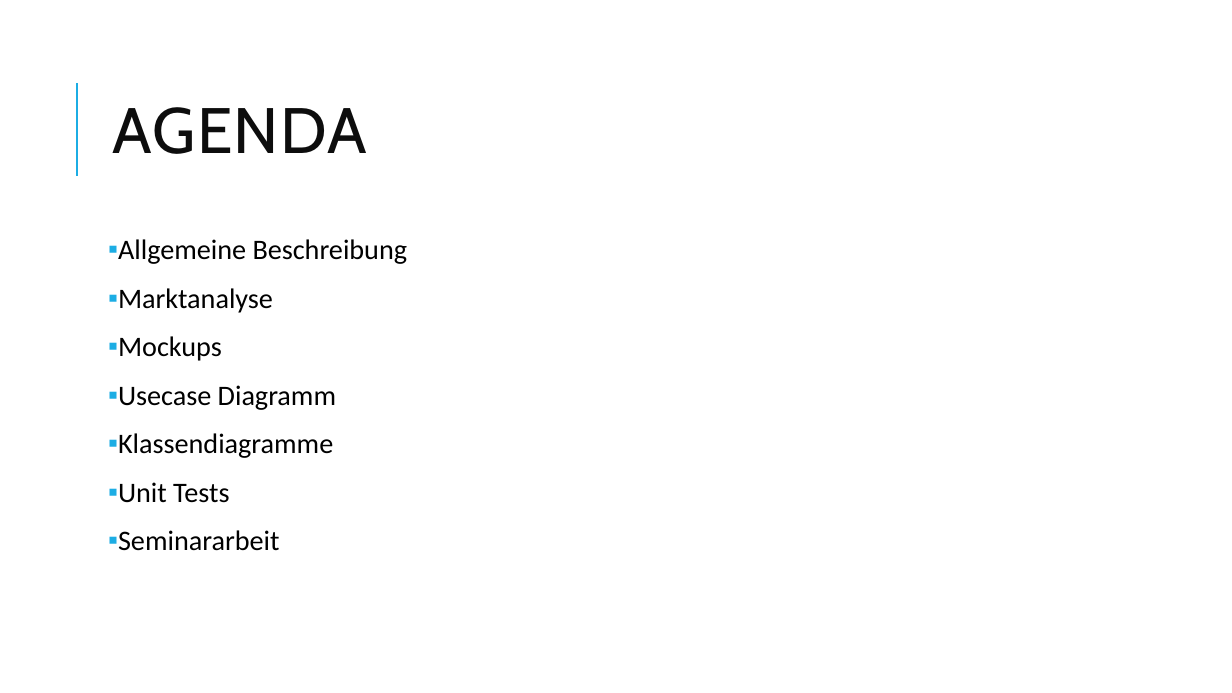
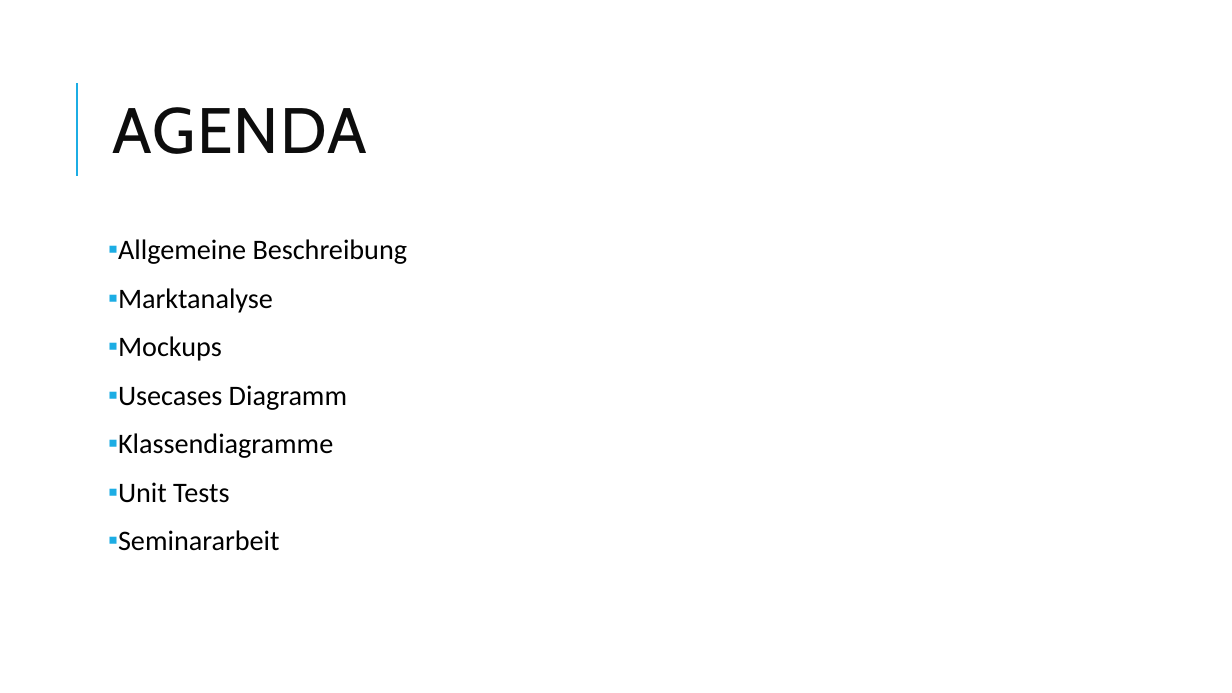
Before and after one commit to Jobs92/Avalon, a slide deck: slide 2 of Planung/Präsentation 16.12.pptx. Drawn at 1232x693 pixels with LibreOffice and Linux fonts; fonts in the diff are those of the drawing. Boxes give left, top, right and bottom in pixels: in the first picture for what was removed or moved away, otherwise in the second. Text is boxed around its words. In the diff, an @@ line names an element or a change of style, - is before the commit and + after.

```diff
--- a/Planung/Präsentation 16.12.pptx
+++ b/Planung/Präsentation 16.12.pptx
@@ text at (118,385,347,410): text changed @@
-▪ Usecase Diagramm
+▪ Usecases Diagramm
```
Also in this commit, not shown: 1 other slide changed, 3 slides added, 6 other files.
